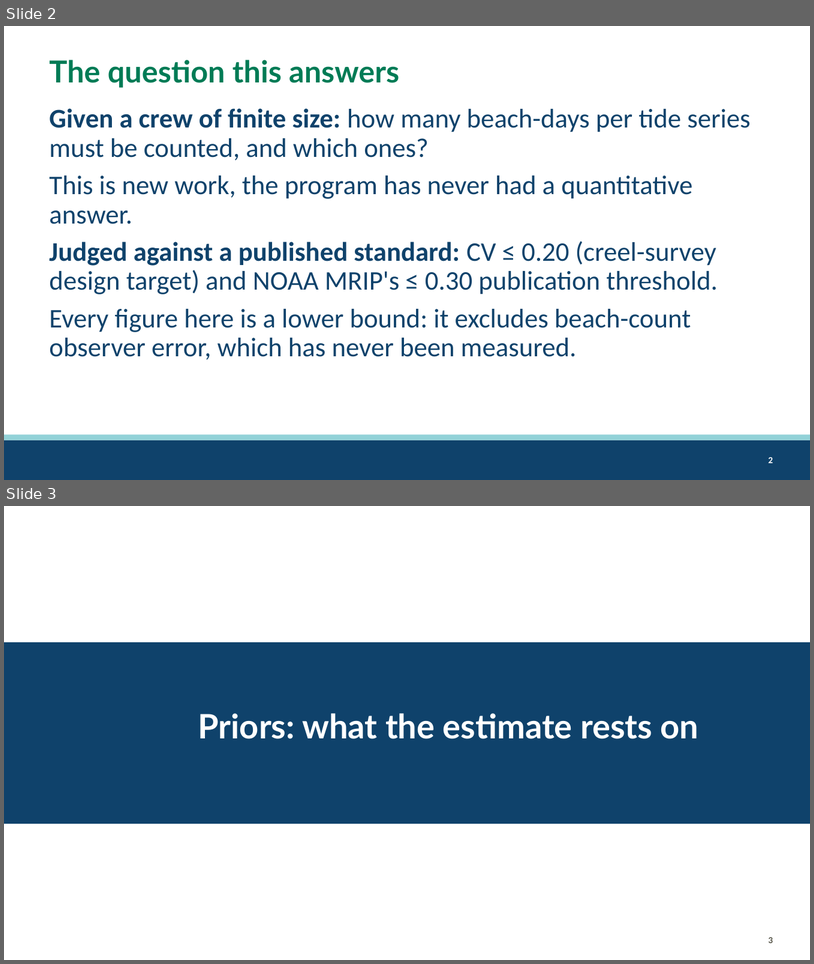
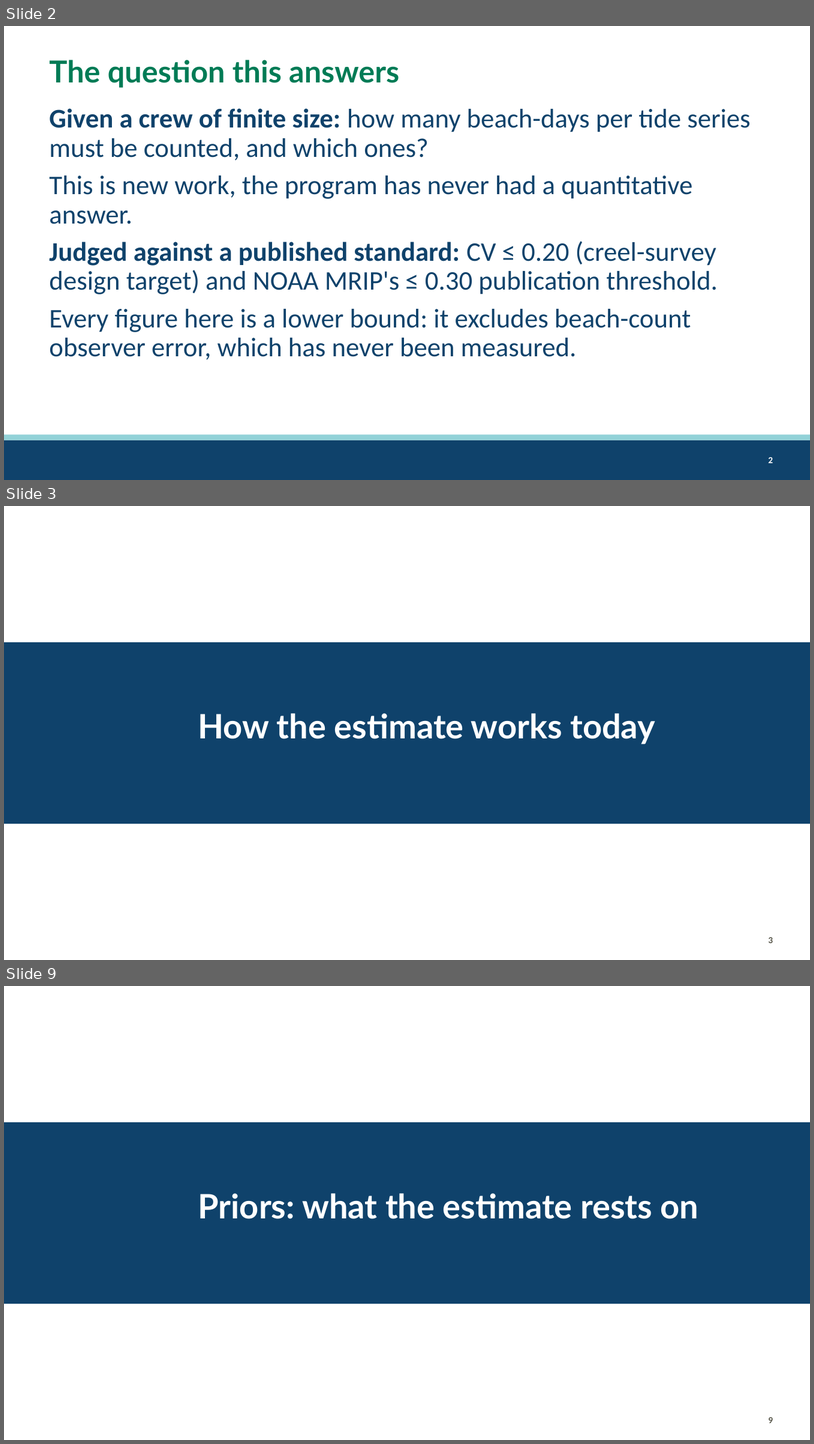
Before and after one commit to mattgeorgephd/razor-clam-harvest-monitoring, a slide deck: 07_presentations/razor-clam-sampling-design.pptx. Shown one above the other, each under a label of ours: slides 2 and 3 before the commit, slides 2, 3 and 9 after it; the slides between them are not shown. The pictures are 814x964 and 814x1444 pixels, drawn with LibreOffice and Linux fonts; fonts in the diff are those of the drawing; background and template pictures are left out. Boxes give left, top, right and bottom in pixels: in the first picture for what was removed or moved away, otherwise in the second. Text is boxed around its words. In the diff, an @@ line names an element or a change of style, - is before the commit and + after.

```diff
--- a/07_presentations/razor-clam-sampling-design.pptx
+++ b/07_presentations/razor-clam-sampling-design.pptx
@@ slide 3 added at (x1=4, y1=506, x2=810, y2=960), background #FFFFFF; not listed: 2 template elements that a slide beside it also shows @@
@@ title added at (x1=198, y1=713, x2=656, y2=744), 40 pt, text #FFFFFF, bold @@
+How the estimate works today
@@ what was slide 3 is now slide 9 @@
@@ page number at (x1=768, y1=1417, x2=773, y2=1423): text changed @@
-3
+9
```
Also in this commit, not shown: 1 slide changed, 6 other slides added, 1 slide removed, 9 other files.
